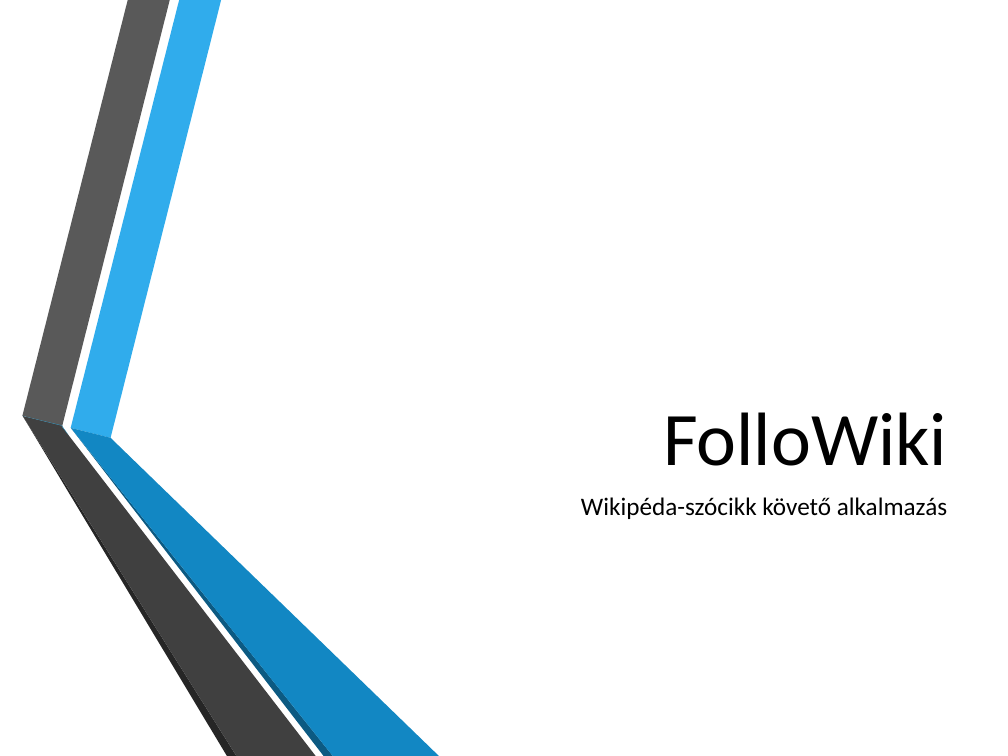
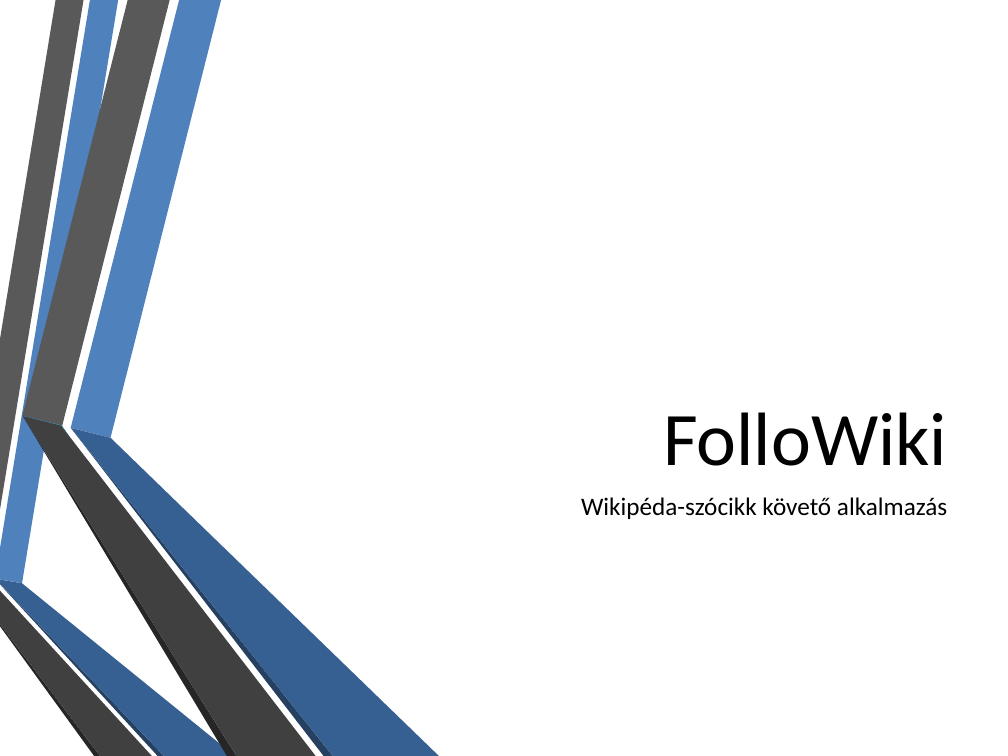
Before and after one commit to ldmnyblzs/FolloWiki, a slide deck: slide 1 of doc/FolloWiki.pptx. Drawn at 1008x756 pixels with LibreOffice and Linux fonts; fonts in the diff are those of the drawing; background and template pictures are left out. Boxes give left, top, right and bottom in pixels: in the first picture for what was removed or moved away, otherwise in the second. Text is boxed around its words. In the diff, an @@ line names an element or a change of style, - is before the commit and + after.

```diff
--- a/doc/FolloWiki.pptx
+++ b/doc/FolloWiki.pptx
@@ freeform shape added at bbox=[0, 0, 118, 584], fill #4F81BD @@
@@ freeform shape added at bbox=[0, 0, 84, 510], fill #595959 @@
@@ freeform shape at bbox=[71, 0, 221, 437]: fill #30ACEC to #4F81BD @@
@@ outline redrawn in 4 elements at bbox=[22, 0, 169, 425], bbox=[23, 416, 237, 756], bbox=[22, 416, 316, 756], bbox=[22, 416, 61, 426] @@
@@ freeform shape at bbox=[71, 427, 438, 755]: fill #1287C3 to #376092 @@
@@ freeform shape at bbox=[72, 428, 333, 756]: fill #0C5A82 to #254061 @@
@@ freeform shape added at bbox=[0, 584, 164, 756], fill #254061 @@
@@ freeform shape added at bbox=[0, 580, 235, 756], fill #376092 @@
@@ freeform shape added at bbox=[0, 591, 152, 756], fill #404040 @@
@@ freeform shape added at bbox=[0, 624, 100, 756], fill #262626 @@
```
Also in this commit, not shown: 6 other slides changed, 5 slides added, 1 slide removed.
